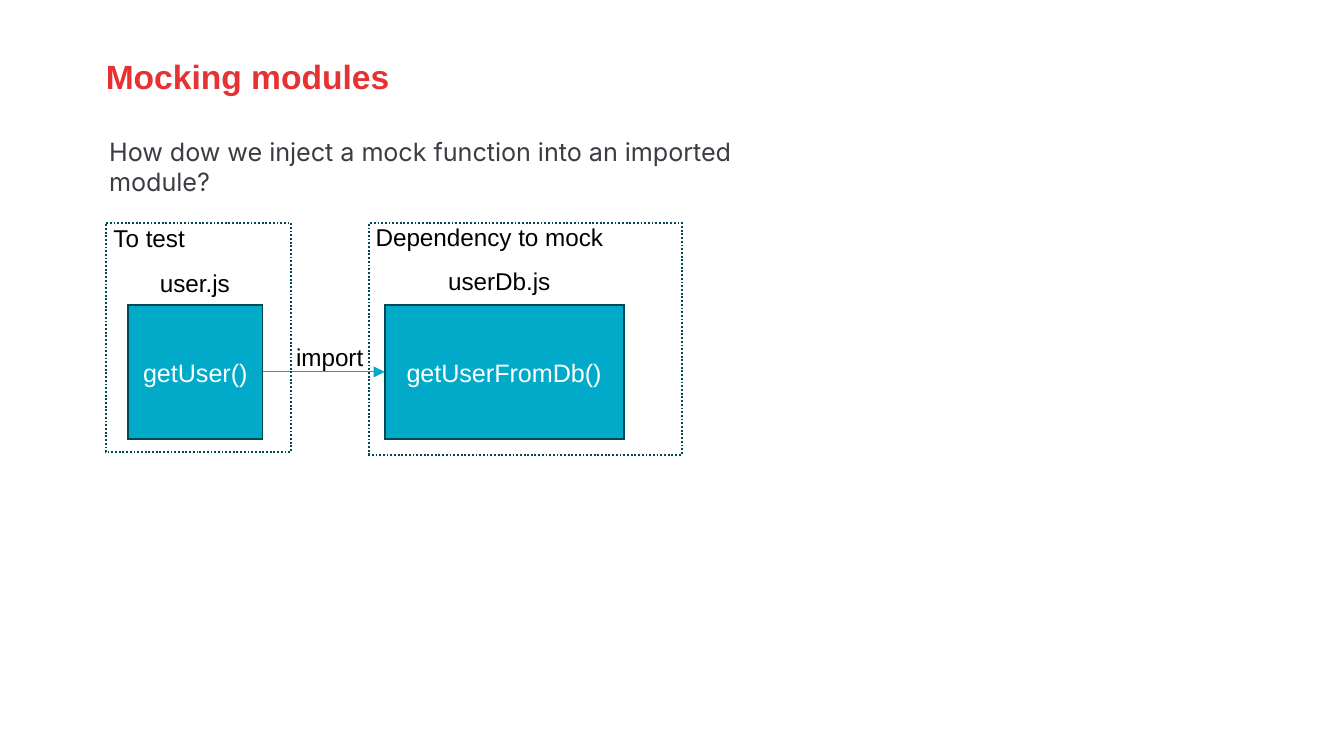
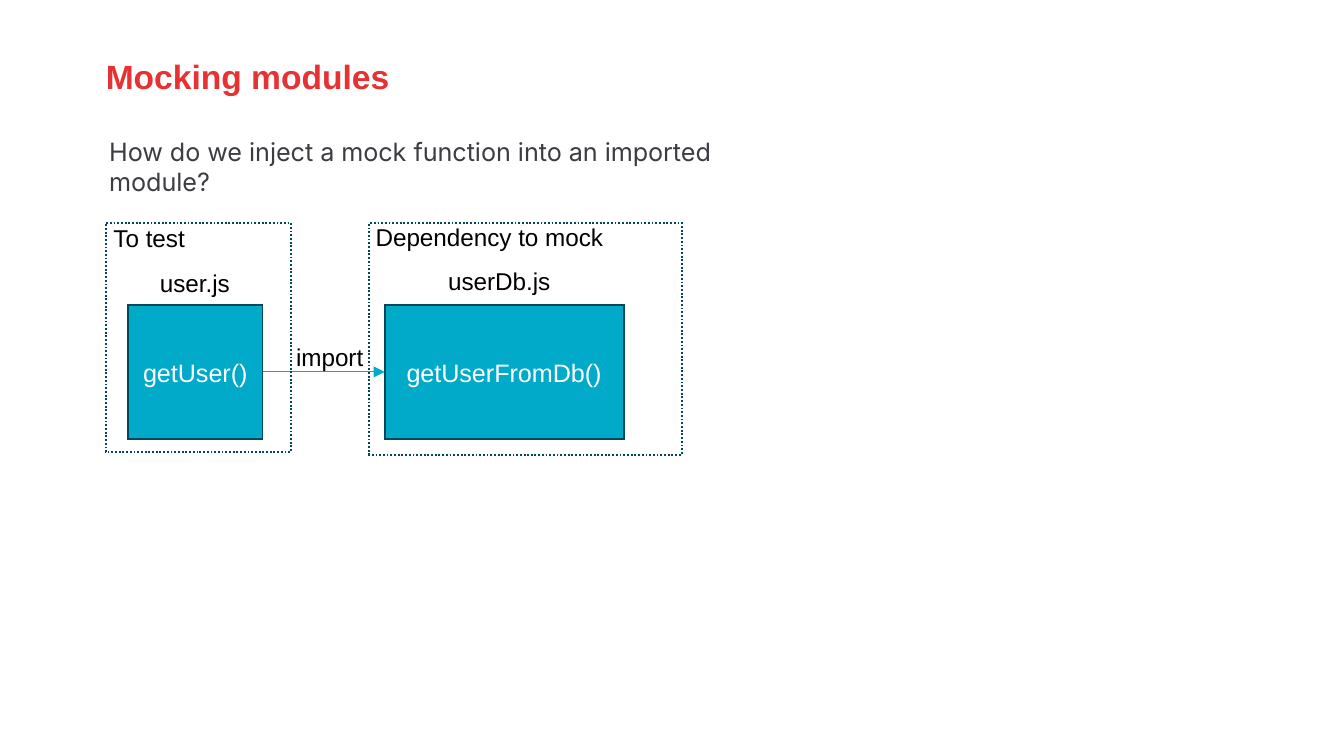
Before and after one commit to AMISConclusion/sig-typescript-unit-testing, a slide deck: slide 51 of typescript_unit_testing_with_vitest.pptx. Drawn at 1344x756 pixels with LibreOffice and Linux fonts; fonts in the diff are those of the drawing; background and template pictures are left out. Boxes give left, top, right and bottom in pixels: in the first picture for what was removed or moved away, otherwise in the second. Text is boxed around its words. In the diff, an @@ line names an element or a change of style, - is before the commit and + after.

```diff
--- a/typescript_unit_testing_with_vitest.pptx
+++ b/typescript_unit_testing_with_vitest.pptx
@@ text at box(109, 142, 711, 166): text changed @@
-How dow we inject a mock function into an imported module?
+How do we inject a mock function into an imported module?
```
Also in this commit, not shown: 11 other slides changed, 1 other file.
